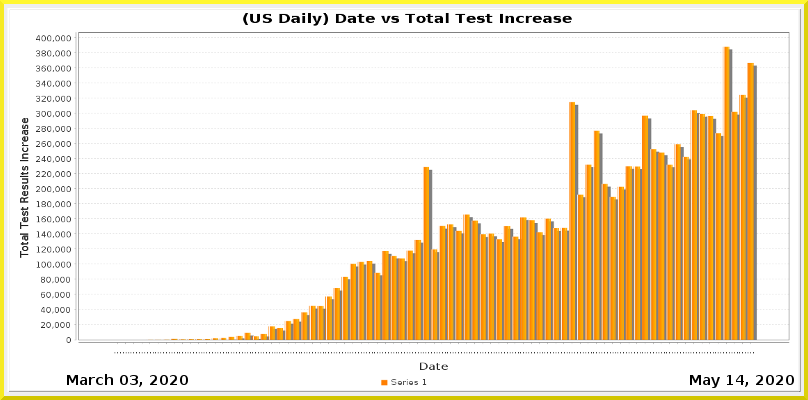
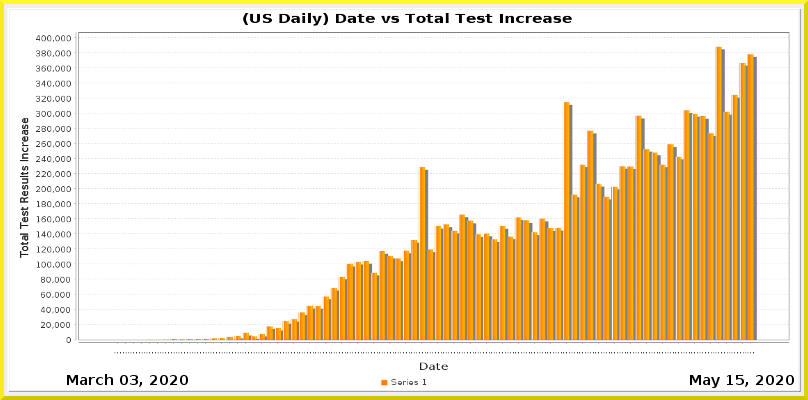
Layered file, before and after one edit (808px x 400px). Changes by layer:
painted on "Current Date" over [736, 375, 744, 385]
painted on "Date_vs_TestIncrease.png" over [141, 46, 757, 354]
